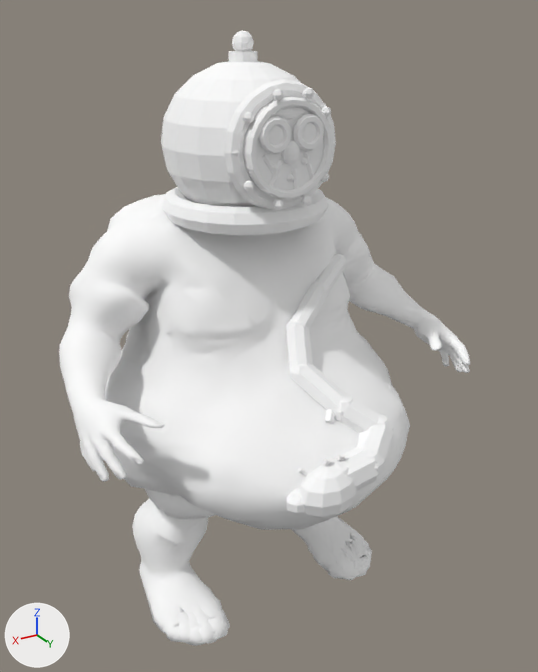
One commit to the Blender file assets/models/characters/phoboman_parts/phoboman_skinned.blend: the scene before it, then after it.
One viewpoint serves both versions: a 50 mm camera at (1.078, 2.02, 1.856) aimed at (-0.02, 0.19, 0.941). The lights are fixed; the arrows at lower left show +X, +Y and +Z. The first picture is the older version.

Objects in the first picture: 'Phoboman'.
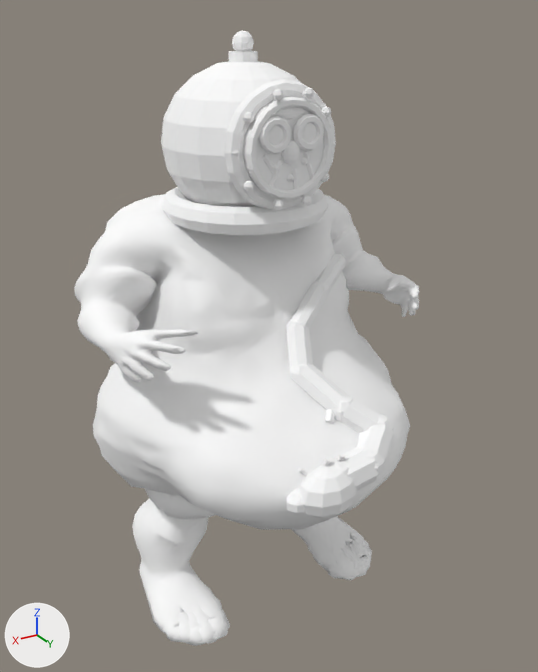
Diff of the bpy script that builds the scene:
```diff
--- a/assets/models/characters/phoboman_parts/phoboman_skinned.blend.py
+++ b/assets/models/characters/phoboman_parts/phoboman_skinned.blend.py
@@ me_phoboman @@
 # used by ob_phoboman; location = (0.0, 0.0, 0.0)
-me_phoboman.from_pydata(...)  # 8074 vertices, 10390 faces; spans x -0.64..0.64, y -0.34..0.73, z 0.0..1.82
+me_phoboman.from_pydata(...)  # 7977 vertices, 10220 faces; spans x -0.53..0.53, y -0.34..0.73, z 0.0..1.82
+# me_phoboman part 1: 421 vertices moved from x -0.62..0.54, y -0.19..0.35, z 0.91..1.63 to x -0.53..0.5, y -0.19..0.35, z 0.97..1.63; 1577 vertices removed from x -0.64..0.64, y -0.27..0.53, z 0.76..1.63; 1480 vertices added at x -0.52..0.53, y -0.26..0.45, z 0.85..1.63
+# other edits to the shape of me_phoboman do not show in these pictures
 me_phoboman.materials.append(mat_heroskin)
```

Pixel boxes (x1, y1, x2, y2) of what changed, in the pictures (538 x 672 px; the box of a moved part takes in the faces that stretch with it):
'Phoboman', reshaped (16% narrower): before (59, 30, 470, 646); after (74, 30, 419, 646)
part 1 of me_phoboman, moved or reshaped: before (59, 109, 470, 482); after (74, 110, 419, 408)
